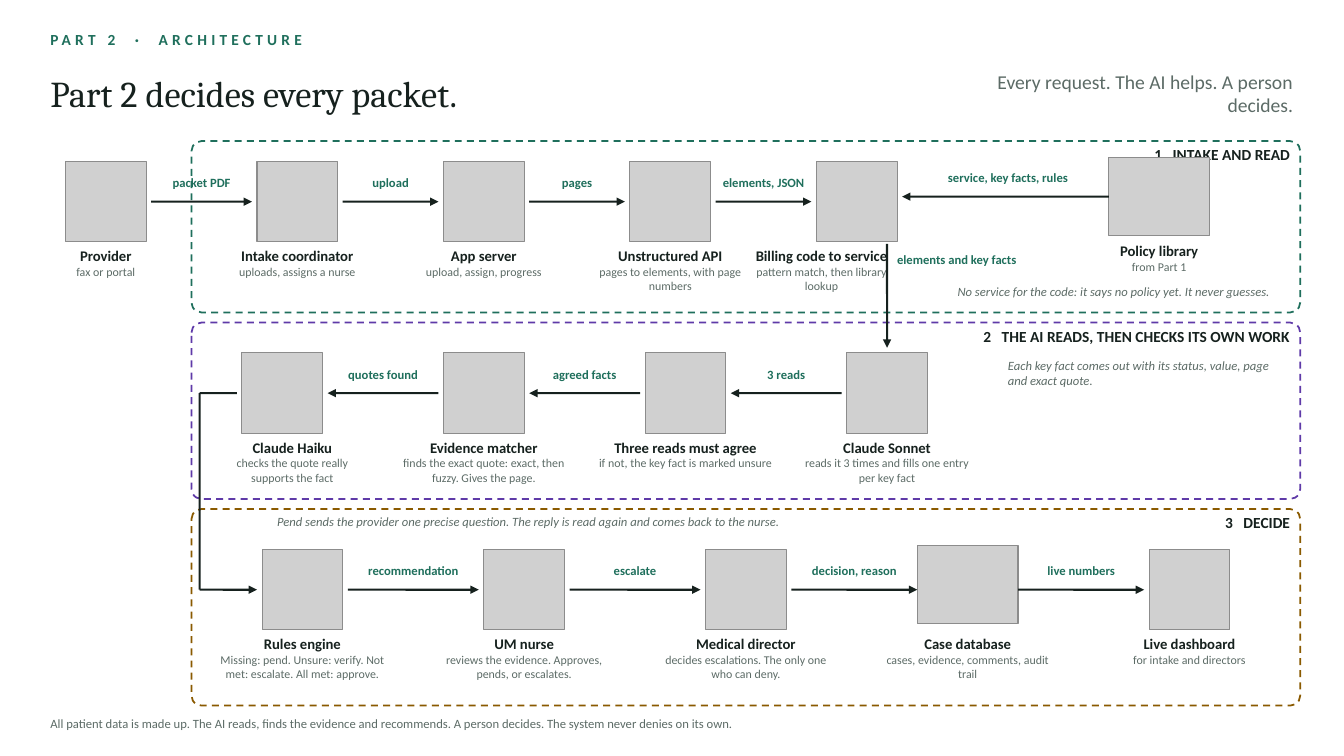
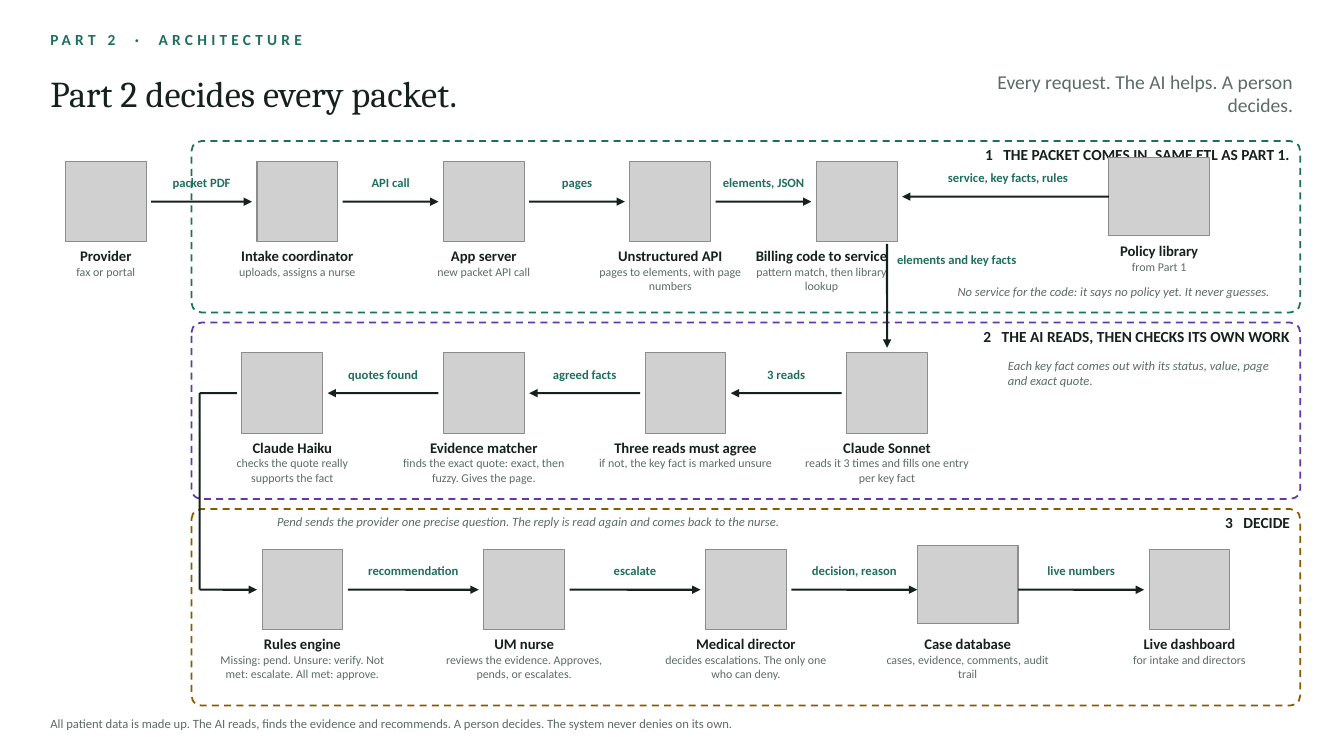
Before and after one commit to nishamishra12/humana-pa-prototype, a slide deck: slide 1 of deck/journey/Part2_Architecture.pptx. Drawn at 1344x756 pixels with LibreOffice and Linux fonts; fonts in the diff are those of the drawing; grey boxes stand for pictures. Boxes give left, top, right and bottom in pixels: in the first picture for what was removed or moved away, otherwise in the second. Text is boxed around its words. In the diff, an @@ line names an element or a change of style, - is before the commit and + after.

```diff
--- a/deck/journey/Part2_Architecture.pptx
+++ b/deck/journey/Part2_Architecture.pptx
@@ text at box(985, 147, 1290, 165): text changed @@
-1 INTAKE AND READ
+1 THE PACKET COMES IN. SAME ETL AS PART 1.
@@ text at box(372, 178, 410, 187): text changed @@
-upload
+API call
@@ text at box(437, 268, 530, 278): text changed @@
-upload, assign, progress
+new packet API call
```
Also in this commit, not shown: 4 other files.
